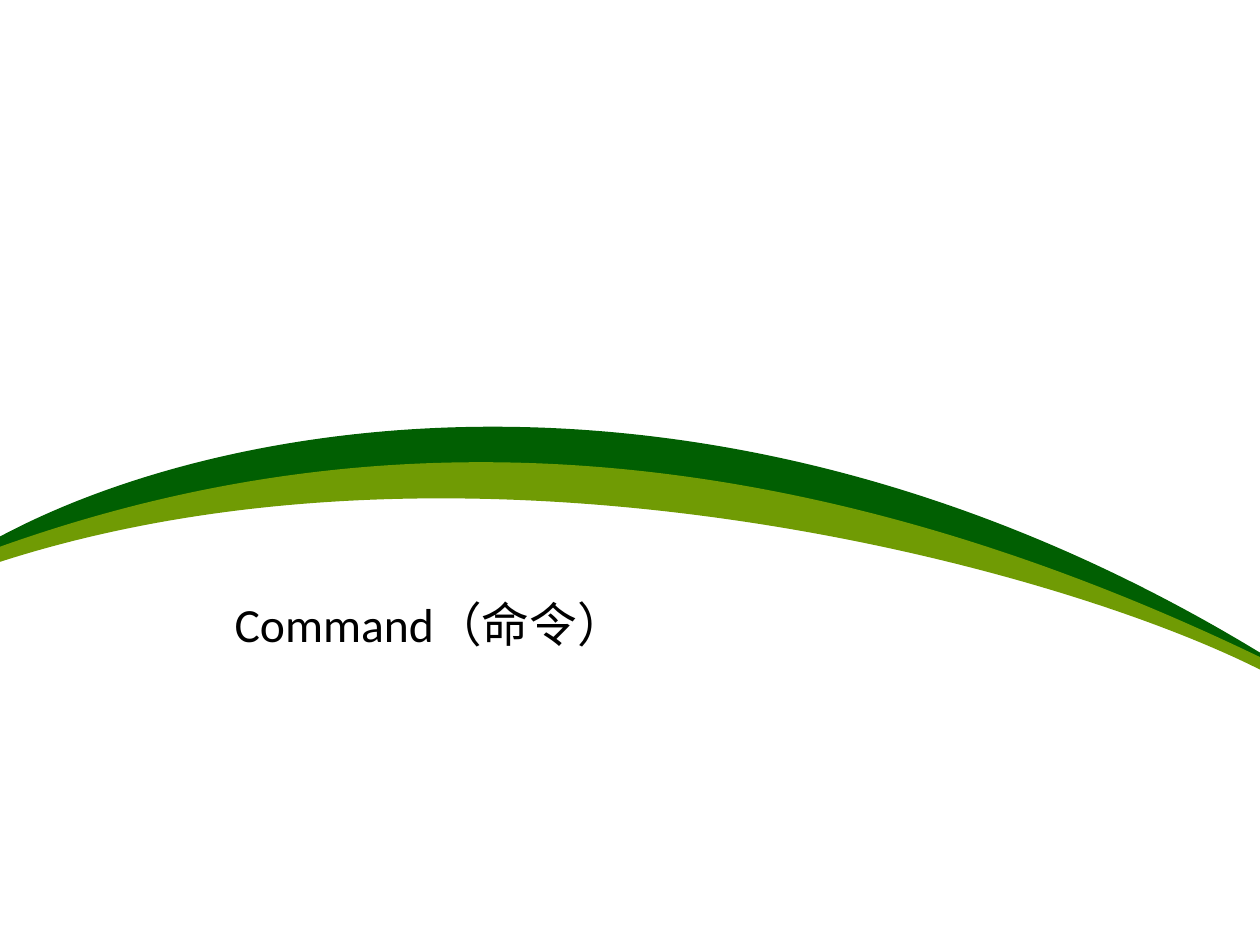
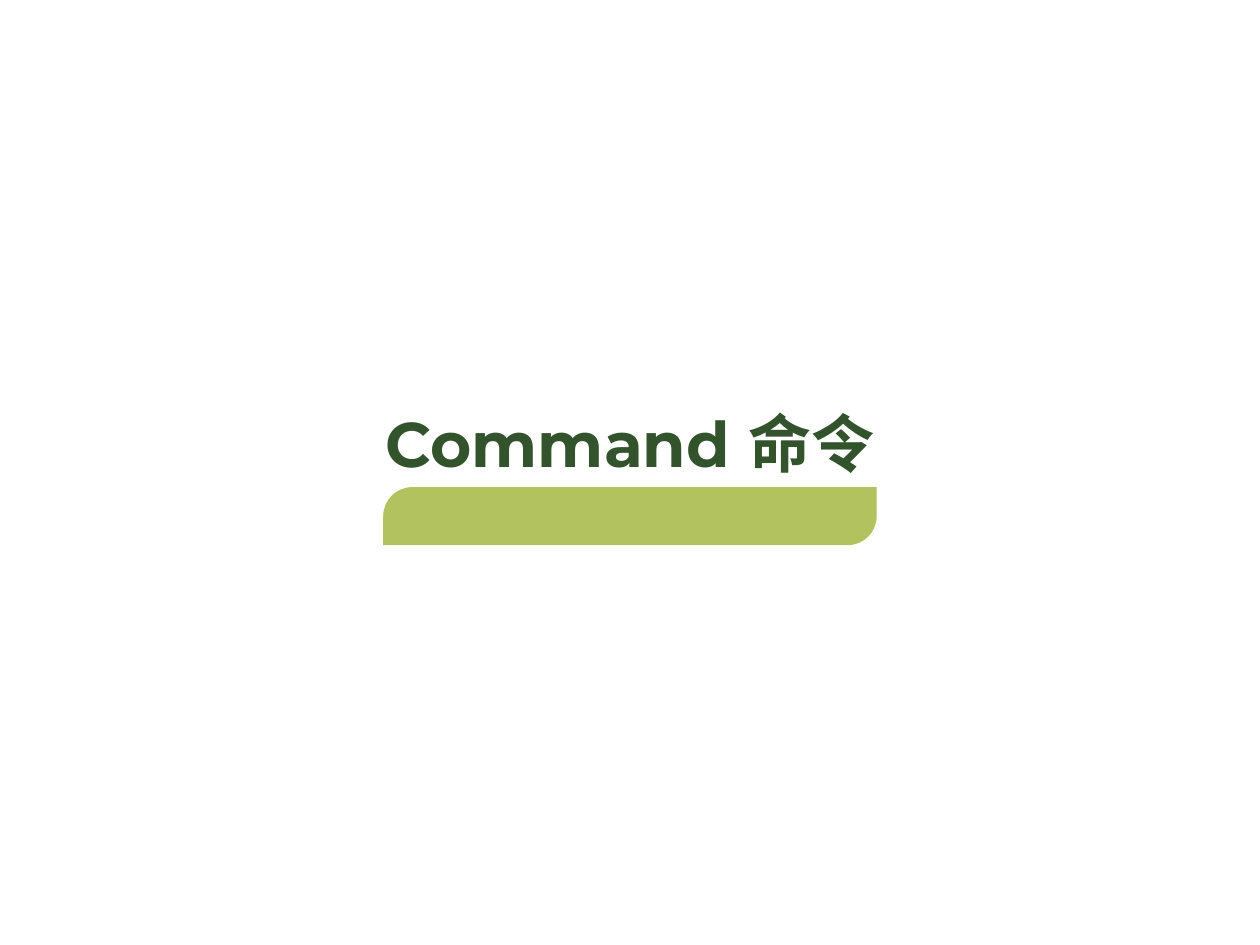
Before and after one commit to PlumpMath/DesignPattern-108, a slide deck: slide 16 of doc/Design Pattern.ppt. Drawn at 1260x945 pixels with LibreOffice and Linux fonts; fonts in the diff are those of the drawing. Boxes give left, top, right and bottom in pixels: in the first picture for what was removed or moved away, otherwise in the second. Text is boxed around its words. In the diff, an @@ line names an element or a change of style, - is before the commit and + after.

```diff
--- a/doc/Design Pattern.ppt
+++ b/doc/Design Pattern.ppt
@@ text "Command 命令" at <box>386,412,874,473</box>: vertical alignment middle to bottom @@
@@ text at <box>386,412,874,473</box>: text changed; size 27.2 to 36 pt; font Calibri to Montserrat; text colour #000000 to #32532C; bold on @@
-Command（命令）
+Command 命令
@@ freeform shape removed at <box>0,462,1260,670</box> @@
@@ freeform shape: place and size @@
-freeform shape at <box>0,427,1260,660</box>
+freeform shape at <box>383,488,877,546</box>
@@ freeform shape at <box>383,488,877,546</box>: fill #015F02 to #B1C25E @@
```
Also in this commit, not shown: 7 other slides changed, 2 slides added, 2 slides removed.
